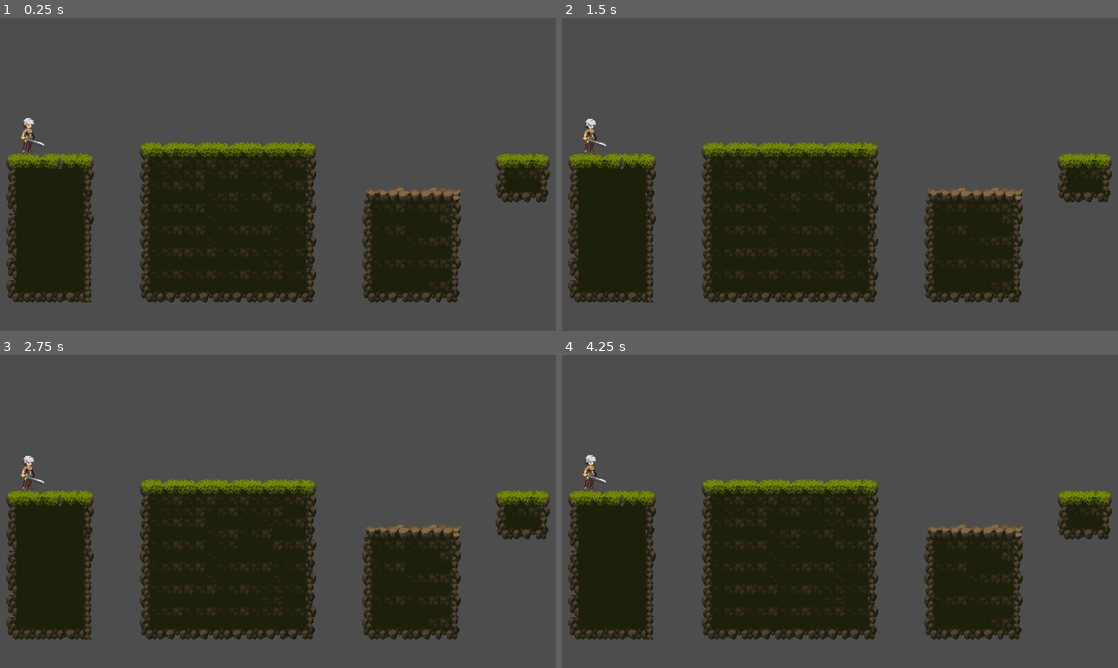
Above: before the commit, frames 1-4 (two rows, left to right).
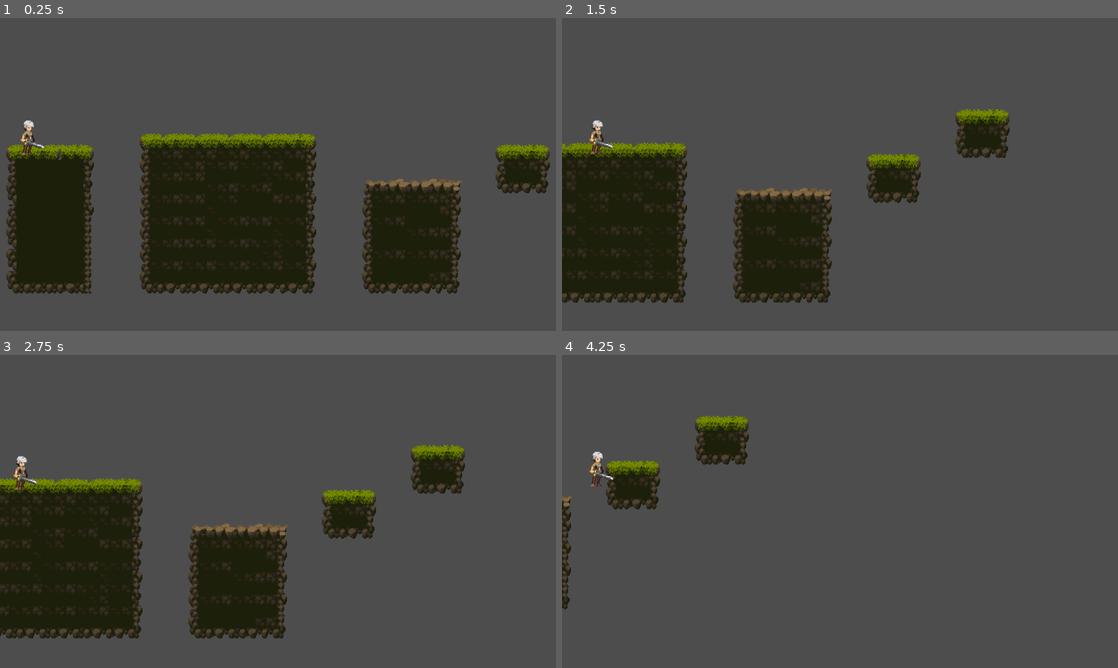
Above: after the commit, the same moments.

Repository: Jhay1212/Side-Scrolling
Game: Godot game, scene res://Scenes/test_level.tscn
Same seed, same stepped clock (60 frames per second), same inputs: the game is played once before the commit and once after it.
Inputs:
- Up to frame 1 (0.25 s): no input
- Up to frame 2 (1.5 s): hold D (right) from 0.53 s (still down); tap Space (jump) at 0.6, 0.77, 1.07, 1.35 s
- Up to frame 3 (2.75 s): tap Space (jump) at 1.52, 1.82, 2.1 s; release D (right) at 2.03 s; hold A (left) from 2.03 s (still down)
- Up to frame 4 (4.25 s): release A (left) at 2.78 s; hold D (right) from 2.78 s (still down); tap Space (jump) at 2.85, 3.02, 3.32, 3.6, 3.77, 4.07 s

The runs differ from the first frame. In frame 1, 9.1% of the frame differs, in the area x 1-99%, y 32-91%; in frame 2, 26%; in frame 3, 28%; in frame 4, 33%, in the area x 0-99%, y 19-91%.
Error before the commit: Parse Error: Annotation "@on_ready" is not allowed in this level. (res://Scenes/Player.gd:7)

Commit message:
Remove drag functionality on camera 2d
Remove the drag movement cameradnode2d so that it will no longer have a drag effect on player movement.

Diff:
--- a/Scenes/Player.gd
+++ b/Scenes/Player.gd
@@ -4,10 +4,12 @@
 @export var SPEED: float = 300.0
 @export var JUMP_VELOCITY: float = -200.0
 @export var double_jump_velocity: float = -150
-@on_ready var animated_sprite: AnimatedSprite2D = $AnimatedSprite2D
+@onready var animated_sprite: AnimatedSprite2D = $AnimatedSprite2D
 # Get the gravity from the project settings to be synced with RigidBody nodes.
 var gravity = ProjectSettings.get_setting("physics/2d/default_gravity")
 var has_double_jumped: bool = false
+var is_locked = false
+var direction: Vector2 = Vector2.ZERO
 
 func _physics_process(delta):
 	# Add the gravity.
@@ -26,9 +28,9 @@
 
 	# Get the input direction and handle the movement/deceleration.
 	# As good practice, you should replace UI actions with custom gameplay actions.
-	var direction = Input.get_axis("left", "right")
+	direction = Input.get_vector("left", "right", 'up', 'down')
 	if direction:
-		velocity.x = direction * SPEED
+		velocity.x = direction.x * SPEED
 	else:
 		velocity.x = move_toward(velocity.x, 0, SPEED)
 
@@ -36,3 +38,6 @@
 
 
 func update_animation():
+	if is_locked != false:
+		animated_sprite.play('run')
+	animated_sprite.play("idle")
--- a/Scenes/Player.tscn
+++ b/Scenes/Player.tscn
@@ -390,9 +390,6 @@
 [node name="Player" type="CharacterBody2D"]
 position = Vector2(0, 1)
 script = ExtResource("1_idl20")
-SPEED = null
-JUMP_VELOCITY = null
-double_jump_velocity = null
 
 [node name="AnimatedSprite2D" type="AnimatedSprite2D" parent="."]
 sprite_frames = SubResource("SpriteFrames_t41ri")
--- a/Scenes/test_level.tscn
+++ b/Scenes/test_level.tscn
@@ -1442,6 +1442,4 @@
 zoom = Vector2(1.6, 1.6)
 process_callback = 0
 position_smoothing_enabled = true
-position_smoothing_speed = 10.0
-drag_horizontal_enabled = true
-drag_vertical_enabled = true
+position_smoothing_speed = 20.0
